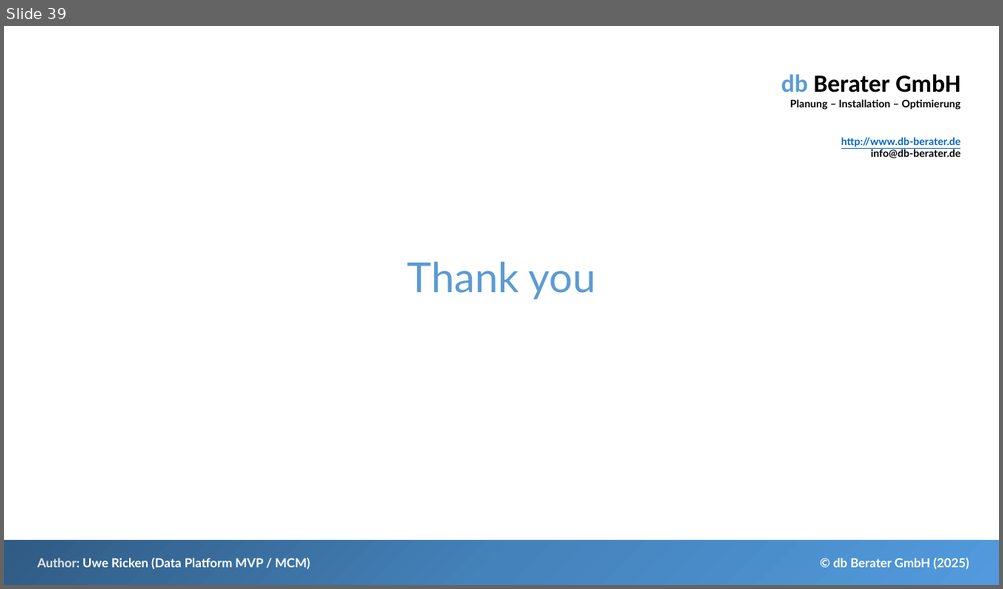
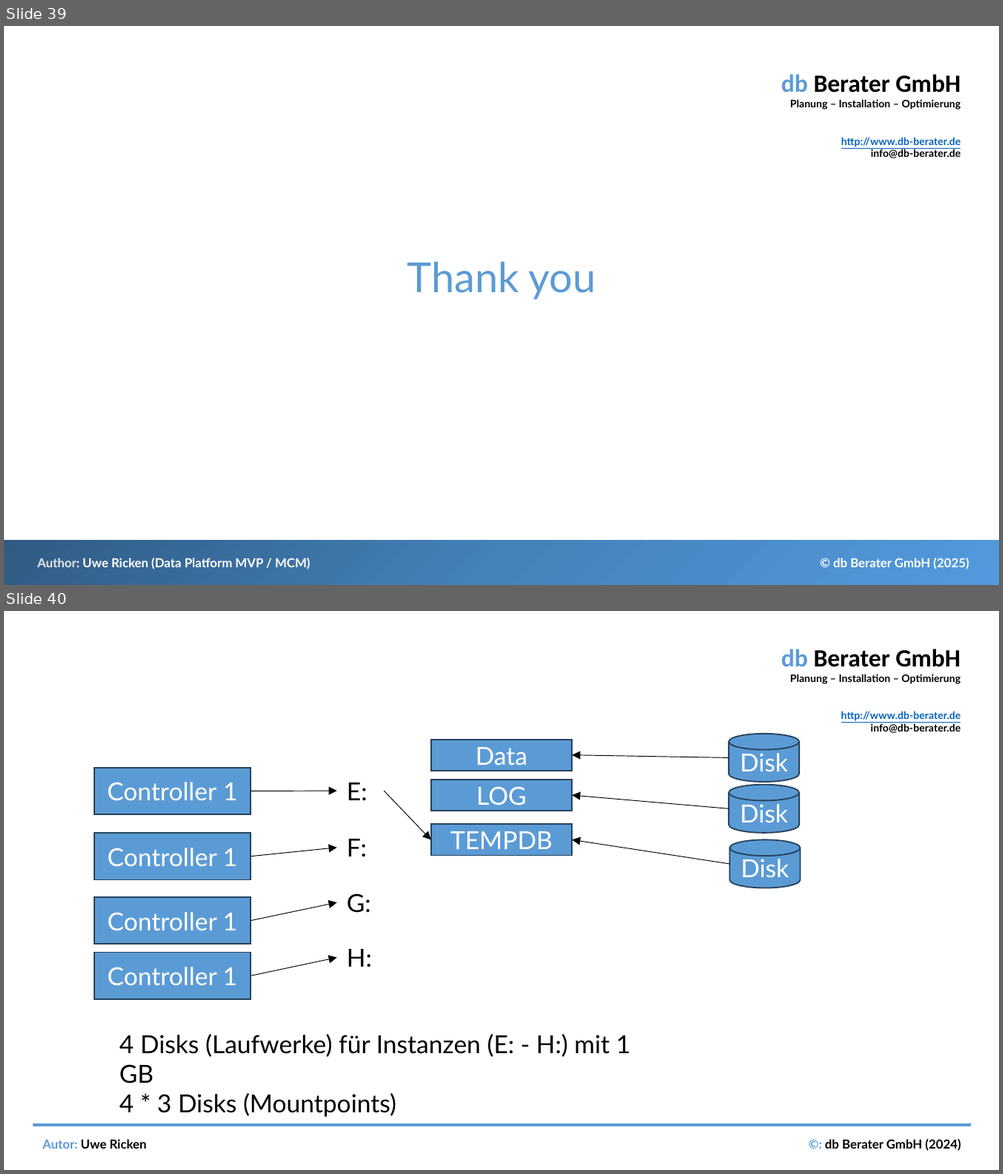
Before and after one commit to db-berater/Analyze-and-Optimize-SQL-Server, a slide deck: 01 - Documents and Preparation/Analysis of SQL Server.pptx. Shown one above the other, each under a label of ours: slide 39 before the commit, slides 39 and 40 after it. The pictures are 1003x589 and 1003x1174 pixels, drawn with LibreOffice and Linux fonts; fonts in the diff are those of the drawing. Boxes give left, top, right and bottom in pixels: in the first picture for what was removed or moved away, otherwise in the second. Text is boxed around its words. In the diff, an @@ line names an element or a change of style, - is before the commit and + after.

```diff
--- a/01 - Documents and Preparation/Analysis of SQL Server.pptx
+++ b/01 - Documents and Preparation/Analysis of SQL Server.pptx
@@ slide 40 added at <box>4,611,999,1170</box>, background #FFFFFF @@
@@ text added at <box>781,649,961,733</box>, 7.5 pt, text #000000, bold @@
+db Berater GmbH
+Planung – Installation – Optimierung
+http://www.db-berater.de
+info@db-berater.de
@@ rectangle added at <box>431,739,572,770</box>, fill #5B9BD5, outline #28445D 1 pt, 18 pt, text #FFFFFF @@
+Data
@@ cylinder added at <box>728,733,799,781</box>, fill #5B9BD5, outline #28445D 1 pt, 18 pt, text #FFFFFF @@
+Disk
@@ arrow added from (728, 758) to (572, 755), #000000 0.5 pt @@
@@ rectangle added at <box>94,768,250,815</box>, fill #5B9BD5, outline #28445D 1 pt, 18 pt, text #FFFFFF @@
+Controller 1
@@ text added at <box>347,783,367,801</box>, 18 pt, text #000000 @@
+E:
@@ rectangle added at <box>431,780,572,811</box>, fill #5B9BD5, outline #28445D 1 pt, 18 pt, text #FFFFFF @@
+LOG
@@ cylinder added at <box>728,785,799,833</box>, fill #5B9BD5, outline #28445D 1 pt, 18 pt, text #FFFFFF @@
+Disk
@@ arrow added from (250, 791) to (337, 791), #000000 0.5 pt @@
@@ arrow added from (384, 791) to (431, 840), #000000 0.5 pt @@
@@ arrow added from (728, 809) to (572, 795), #000000 0.5 pt @@
@@ rectangle added at <box>431,824,572,854</box>, fill #5B9BD5, outline #28445D 1 pt, 18 pt, text #FFFFFF @@
+TEMPDB
@@ rectangle added at <box>94,833,250,880</box>, fill #5B9BD5, outline #28445D 1 pt, 18 pt, text #FFFFFF @@
+Controller 1
@@ arrow added from (250, 857) to (337, 848), #000000 0.5 pt @@
@@ text added at <box>347,839,367,857</box>, 18 pt, text #000000 @@
+F:
@@ arrow added from (729, 863) to (572, 840), #000000 0.5 pt @@
@@ cylinder added at <box>729,840,800,888</box>, fill #5B9BD5, outline #28445D 1 pt, 18 pt, text #FFFFFF @@
+Disk
@@ rectangle added at <box>94,897,250,944</box>, fill #5B9BD5, outline #28445D 1 pt, 18 pt, text #FFFFFF @@
+Controller 1
@@ text added at <box>347,894,371,913</box>, 18 pt, text #000000 @@
+G:
@@ arrow added from (250, 920) to (337, 903), #000000 0.5 pt @@
@@ rectangle added at <box>94,952,250,999</box>, fill #5B9BD5, outline #28445D 1 pt, 18 pt, text #FFFFFF @@
+Controller 1
@@ arrow added from (250, 976) to (337, 958), #000000 0.5 pt @@
@@ text added at <box>347,949,372,968</box>, 18 pt, text #000000 @@
+H:
@@ text added at <box>119,1034,630,1117</box>, 18 pt, text #000000 @@
+4 Disks (Laufwerke) für Instanzen (E: - H:) mit 1 GB
+4 * 3 Disks (Mountpoints)
@@ line added from (33, 1125) to (970, 1125), #5B9BD5 2.25 pt @@
@@ text added at <box>42,1139,147,1149</box>, 9 pt, text #000000, bold @@
+Autor: Uwe Ricken
@@ text added at <box>825,1139,960,1151</box>, 9 pt, text #000000, bold @@
+©: db Berater GmbH (2024)
```
Also in this commit, not shown: 7 other files.
